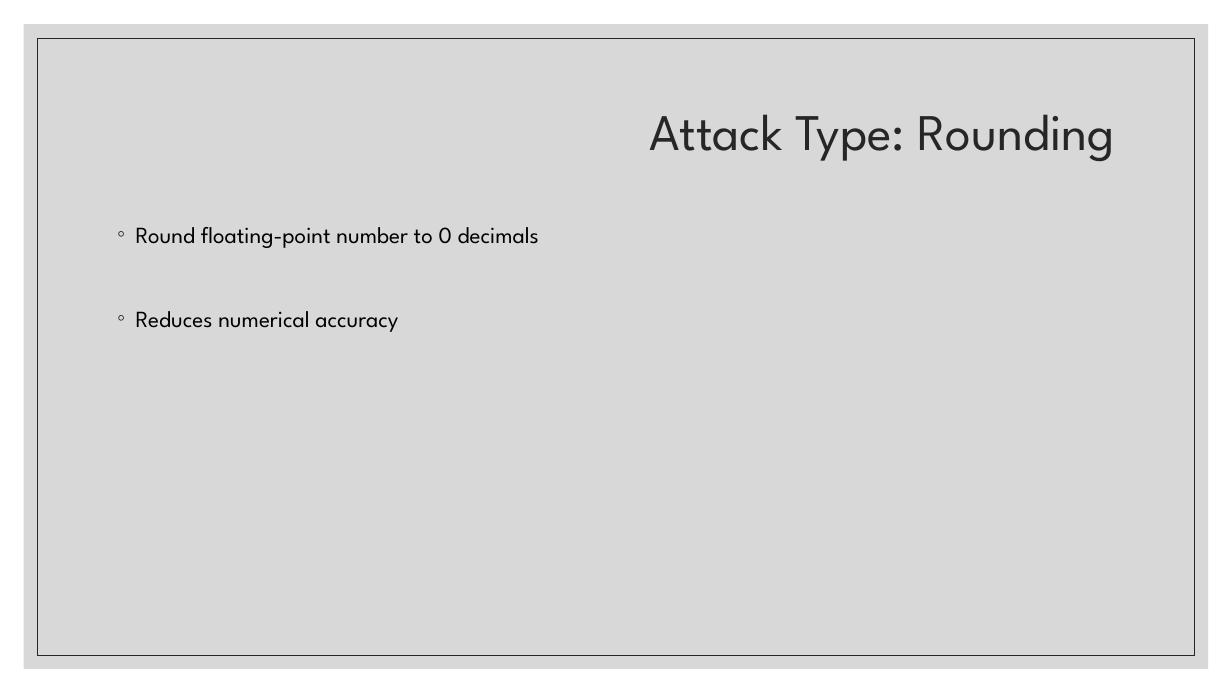
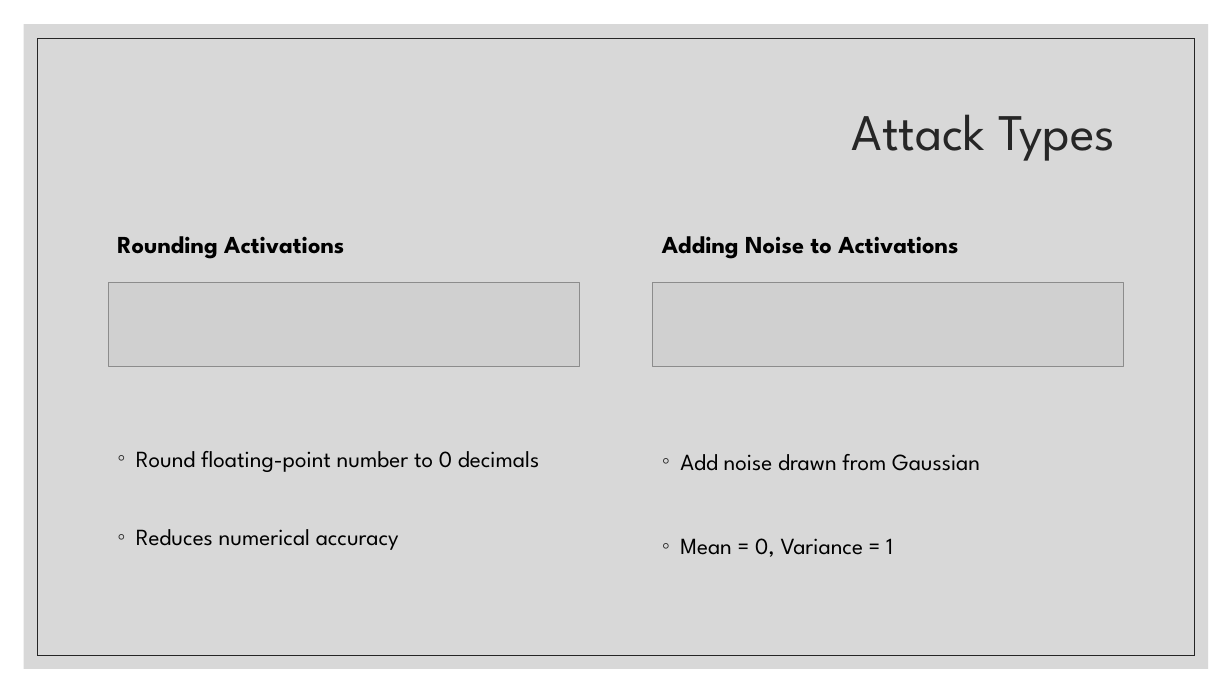
Before and after one commit to landonbuell/Convolutional-Neural-Networks, a slide deck: slide 12 of Presentations/14_04_2020/Modeling Attack Functions.pptx. Drawn at 1232x693 pixels with LibreOffice and Linux fonts; fonts in the diff are those of the drawing; grey boxes stand for pictures. Boxes give left, top, right and bottom in pixels: in the first picture for what was removed or moved away, otherwise in the second. Text is boxed around its words. In the diff, an @@ line names an element or a change of style, - is before the commit and + after.

Commit message:
13 April 2020
- Ran program for single & double layers of gaussian noise.

- Need tp finish analysis program!
- Need to finish slides!

```diff
--- a/Presentations/14_04_2020/Modeling Attack Functions.pptx
+++ b/Presentations/14_04_2020/Modeling Attack Functions.pptx
@@ title at <box>852,114,1115,161</box>: text changed @@
-Attack Type: Rounding
+Attack Types
@@ text added at <box>117,236,344,259</box>, 19 pt, text #000000, bold @@
+Rounding Activations
@@ text added at <box>662,236,958,259</box>, 19 pt, text #000000, bold @@
+Adding Noise to Activations
@@ text "Round floating-point number to 0 ...": place and size @@
-text "Round floating-point number to 0 ..." at <box>136,227,539,332</box>
+text "Round floating-point number to 0 ..." at <box>136,451,539,550</box>
@@ text "Round floating-point number to 0 ..." at <box>136,451,539,550</box>: line spacing 1.1 to 1 @@
@@ picture added at <box>108,282,579,366</box> @@
@@ picture added at <box>653,282,1124,366</box> @@
@@ text added at <box>680,454,980,557</box>, 18 pt, text #000000 @@
+◦ Add noise drawn from Gaussian
+◦ Mean = 0, Variance = 1
```
Also in this commit, not shown: 1 other slide changed, 2 slides added, 2 slides removed, 12 other files.
